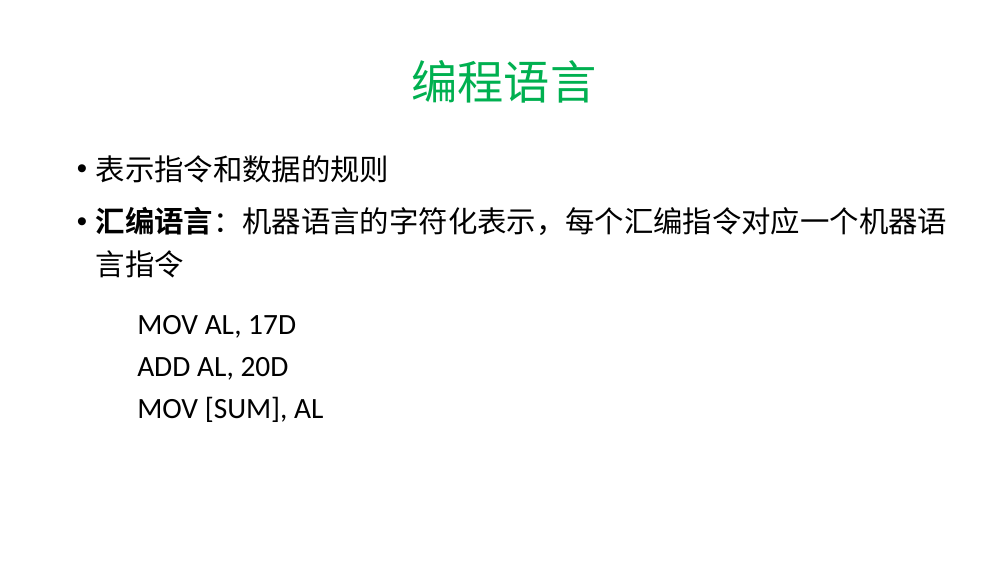
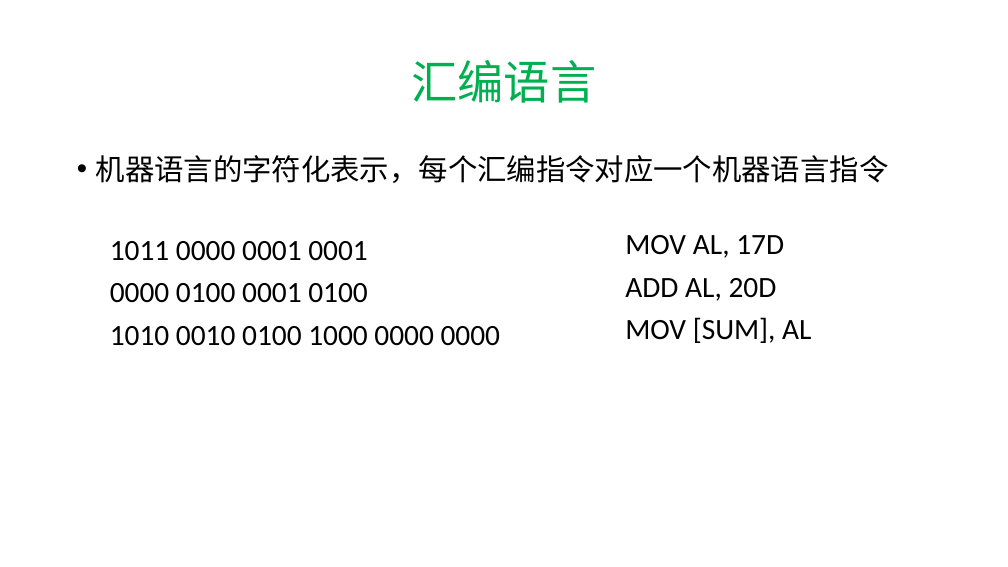
Before and after one commit to hwdong-net/cplusplus17, a slide deck: slide 19 of ppt/1.1 C++语言介绍.pptx (slide 10 before the commit). Drawn at 1008x567 pixels with LibreOffice and Linux fonts; fonts in the diff are those of the drawing. Boxes give left, top, right and bottom in pixels: in the first picture for what was removed or moved away, otherwise in the second. Text is boxed around its words. In the diff, an @@ line names an element or a change of style, - is before the commit and + after.

```diff
--- a/ppt/1.1 C++语言介绍.pptx
+++ b/ppt/1.1 C++语言介绍.pptx
@@ title at bbox=[411, 60, 596, 103]: text changed @@
-编程语言
+汇编语言
@@ text at bbox=[96, 155, 889, 183]: text changed @@
-• 表示指令和数据的规则
-• 汇编语言：机器语言的字符化表示，每个汇编指令对应一个机器语言指令
+• 机器语言的字符化表示，每个汇编指令对应一个机器语言指令
@@ text "MOV AL, 17D": place and size @@
-text "MOV AL, 17D" at bbox=[137, 315, 323, 422]
+text "MOV AL, 17D" at bbox=[625, 235, 811, 343]
@@ text added at bbox=[110, 241, 501, 346], 28 pt, text #000000 @@
+1011 0000 0001 0001
+0000 0100 0001 0100
+1010 0010 0100 1000 0000 0000
```
Also in this commit, not shown: 9 other slides changed, 14 slides added, 1 slide removed.
